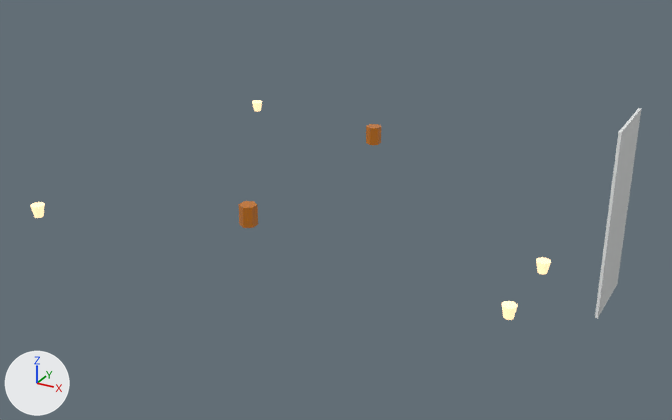
One commit to the glTF model site/public/models/baked/room-cafe-fixtures.gltf: the scene before it, then after it.
Both versions are drawn from a 50 mm lens placed at (3.11, -5.2, 2.21), pointed at (1.47, -2.22, 0.72). The lights are fixed; the arrows at lower left show +X, +Y and +Z. The older version comes first. Vertices at exactly the same position are counted once.

Objects in the first picture: 'room-cafe.baked.glass.001', 'room-cafe.baked.glow.001'.
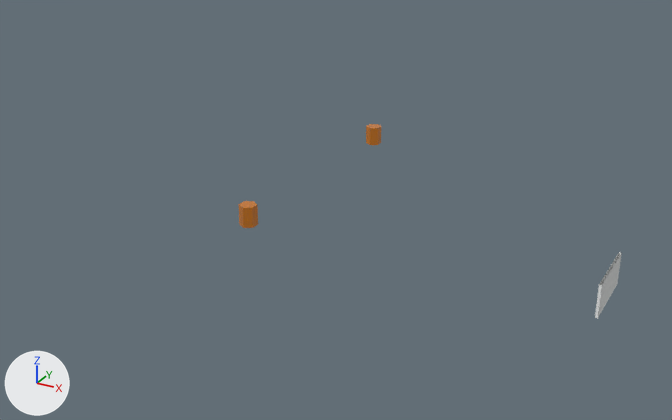
Changed parts and their boxes [x1, y1, x2, y2] in the pictures (672 x 420 px; the box of a moved part takes in the faces that stretch with it):
```json
{"object": "room-cafe.baked.glass.001", "change": "reshaped", "before": [238, 108, 641, 319], "after": [238, 124, 622, 319], "on screen": "8% shorter"}
{"object": "room-cafe.baked.glow.001", "change": "deleted", "before": [30, 100, 551, 320]}
{"part": 1, "of": "me_room_cafe_baked_004", "change": "moved or reshaped", "before": [599, 108, 641, 288], "after": [599, 252, 622, 288]}
```

Scene script edits in JSON lines:
```json
{"block": "me_room_cafe_baked_004", "where": "# used by ob_room_cafe_baked_glass_001; location = (0.0, 0.0, 0.0)"}
{"block": "me_room_cafe_baked_004", "where": "# before: 4 (2.432, -1.746, 1.064) at pixel (618, 131), 5 (2.444, -1.746, 1.064) at pixel (621, 132), 6 (2.444, -1.405, 1.064) at pixel (641, 108), 7 (2.432, -1.405, 1.064) at pixel (638, 108)"}
{"op": "remove", "block": "me_room_cafe_baked_004", "code": "me_room_cafe_baked_004.from_pydata(...)  # 32 vertices, 52 faces; spans x 1.422..2.444, y -2.832..-1.405, z 0.254..1.064"}
{"op": "add", "block": "me_room_cafe_baked_004", "code": "me_room_cafe_baked_004.from_pydata(...)  # 32 vertices, 50 faces; spans x 1.422..2.444, y -2.832..-1.405, z 0.254..0.959"}
{"block": "me_room_cafe_baked_004", "change": "me_room_cafe_baked_004 part 1"}
{"op": "add", "block": "me_room_cafe_baked_004", "code": "for i in [*range(4, 8)]: me_room_cafe_baked_004.vertices[i].co += Vector((0.0, 0.0, -0.654))"}
{"op": "remove", "block": "ob_room_cafe_baked_glow_001", "code": ["ob_room_cafe_baked_glow_001 = bpy.data.objects.new('room-cafe.baked.glow.001', me_room_cafe_baked_005)", "ob_room_cafe_baked_glow_001.location = (0.0, 0.0, 0.0)"]}
```
